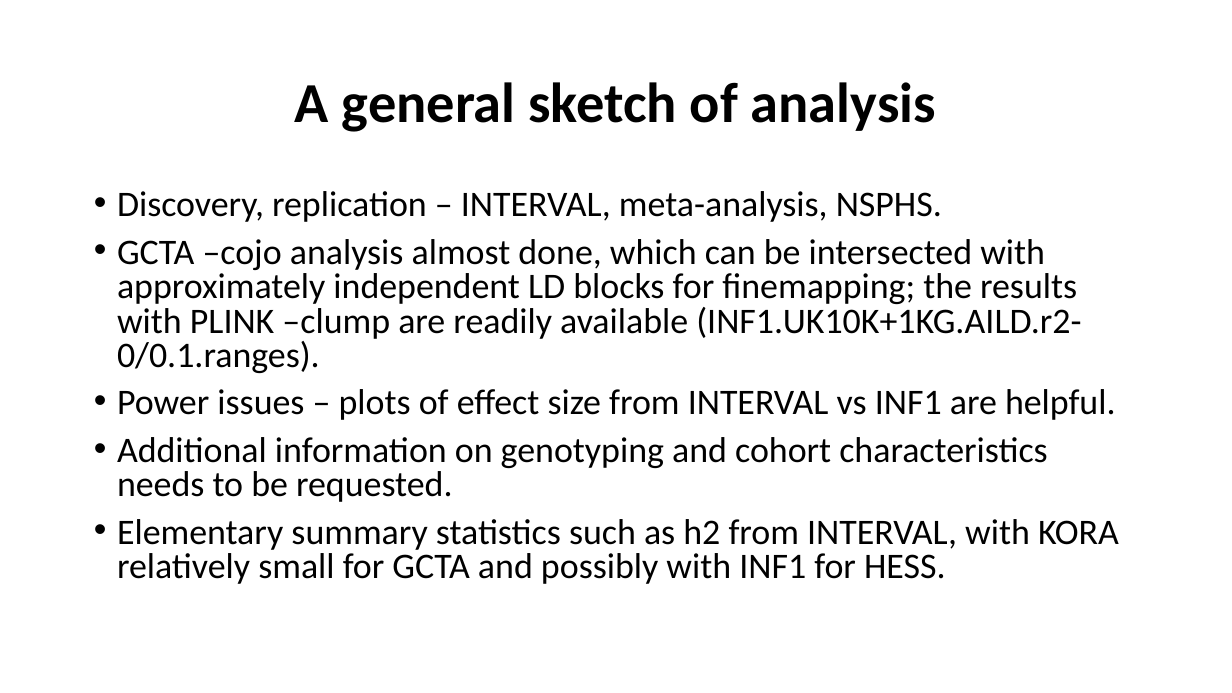
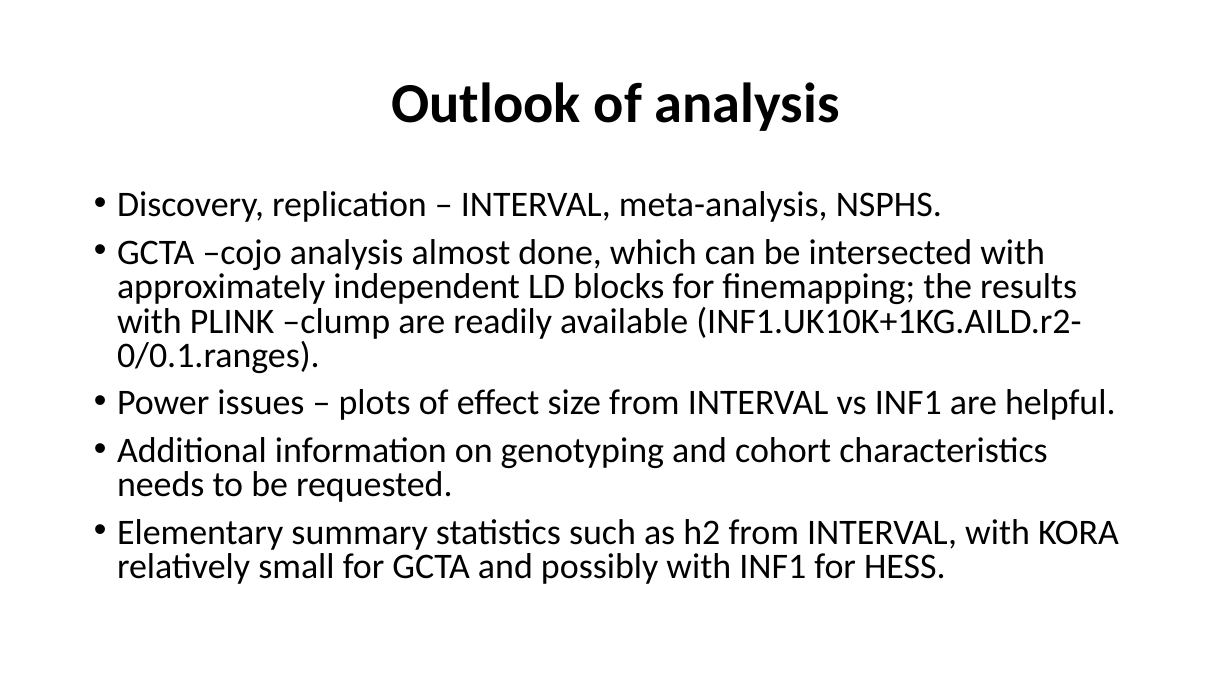
Before and after one commit to jinghuazhao/INF, a slide deck: slide 18 of doc/SCALLOP_INF1-120419.pptx (slide 16 before the commit). Drawn at 1232x693 pixels with LibreOffice and Linux fonts; fonts in the diff are those of the drawing. Boxes give left, top, right and bottom in pixels: in the first picture for what was removed or moved away, otherwise in the second. Text is boxed around its words. In the diff, an @@ line names an element or a change of style, - is before the commit and + after.

```diff
--- a/doc/SCALLOP_INF1-120419.pptx
+++ b/doc/SCALLOP_INF1-120419.pptx
@@ title at <box>391,82,840,131</box>: text changed @@
-A general sketch of analysis
+Outlook of analysis
```
Also in this commit, not shown: 3 other slides changed, 2 slides added.
